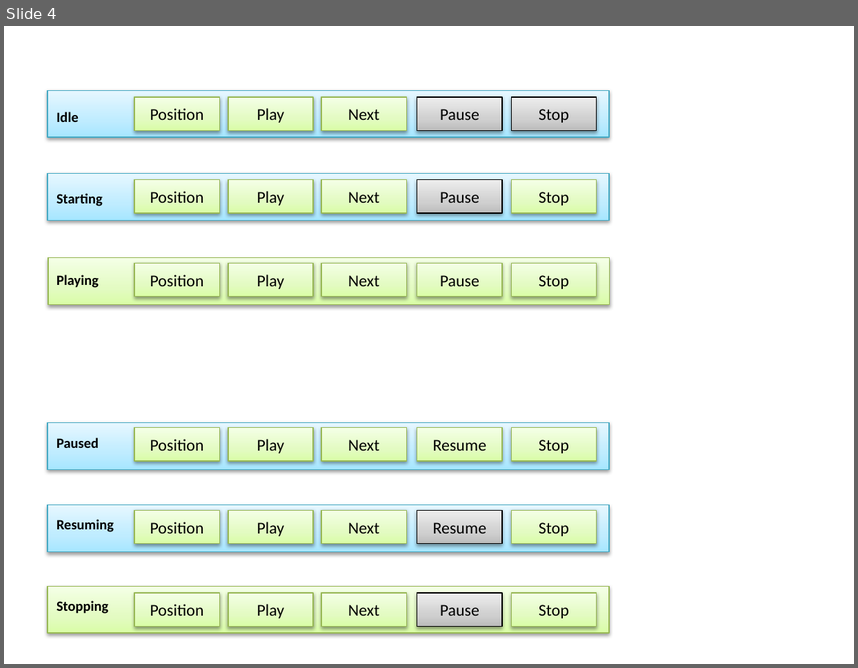
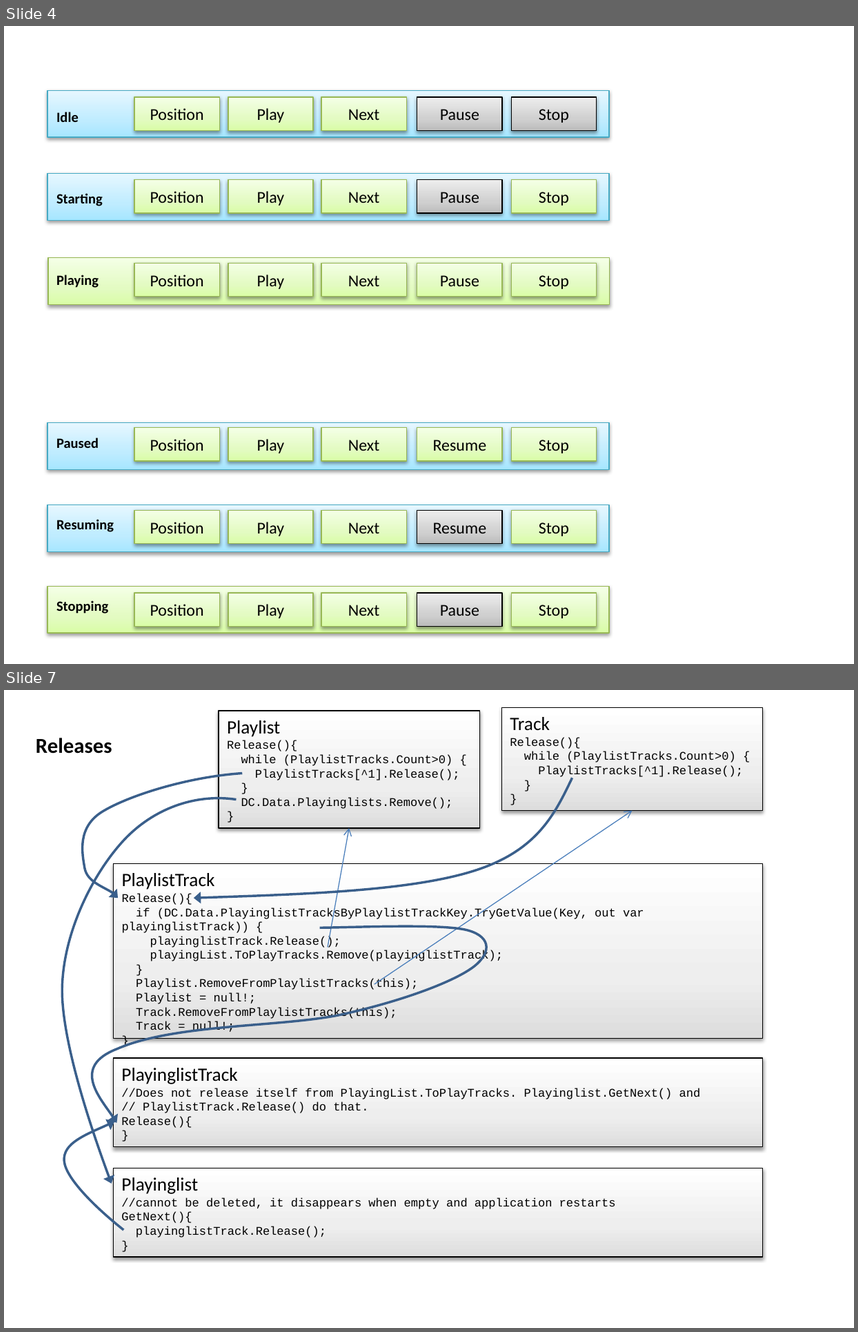
Before and after one commit to PeterHuberSg/MusicPlayer, a slide deck: Design.pptx. Shown one above the other, each under a label of ours: slide 4 before the commit, slides 4 and 7 after it; the slides between them are not shown. The pictures are 858x668 and 858x1332 pixels, drawn with LibreOffice and Linux fonts; fonts in the diff are those of the drawing. Boxes give left, top, right and bottom in pixels: in the first picture for what was removed or moved away, otherwise in the second. Text is boxed around its words. In the diff, an @@ line names an element or a change of style, - is before the commit and + after.

Commit message:
Completed deletion of tracks, playlists and playlisttracks

```diff
--- a/Design.pptx
+++ b/Design.pptx
@@ slide 7 added at bbox=[4, 690, 854, 1328], background #FFFFFF @@
@@ rectangle added at bbox=[501, 708, 762, 811], fill gradient #DDDDDD to #EEEEEE to #FFFFFF, outline #000000 0.75 pt, 10 pt, text #000000 @@
+Track
+Release(){
+while (PlaylistTracks.Count>0) {
+PlaylistTracks[^1].Release();
+}
+}
@@ rectangle added at bbox=[218, 711, 479, 828], fill gradient #DDDDDD to #EEEEEE to #FFFFFF, outline #000000 0.75 pt, 10 pt, text #000000 @@
+Playlist
+Release(){
+while (PlaylistTracks.Count>0) {
+PlaylistTracks[^1].Release();
+}
+DC.Data.Playinglists.Remove();
+}
@@ text added at bbox=[36, 738, 112, 753], 18 pt, text #000000, bold @@
+Releases
@@ freeform shape added at bbox=[82, 773, 242, 898], outline #3A5F8C 2 pt @@
@@ freeform shape added at bbox=[194, 778, 572, 898], outline #3A5F8C 2 pt @@
@@ freeform shape added at bbox=[62, 798, 236, 1183], outline #3A5F8C 2 pt @@
@@ arrow added from (375, 984) to (632, 811), #4B7EBC 0.75 pt @@
@@ arrow added from (328, 947) to (349, 828), #4B7EBC 0.75 pt @@
@@ rectangle added at bbox=[114, 863, 763, 1038], fill gradient #DDDDDD to #EEEEEE to #FFFFFF, outline #000000 0.75 pt, 10 pt, text #000000 @@
+PlaylistTrack
+Release(){
+if (DC.Data.PlayinglistTracksByPlaylistTrackKey.TryGetValue(Key, out var playinglistTrack)) {
+playinglistTrack.Release();
+playingList.ToPlayTracks.Remove(playinglistTrack);
+}
+Playlist.RemoveFromPlaylistTracks(this);
+Playlist = null!;
+Track.RemoveFromPlaylistTracks(this);
+Track = null!;
+}
@@ freeform shape added at bbox=[94, 926, 487, 1123], outline #3A5F8C 2 pt @@
@@ rectangle added at bbox=[114, 1058, 763, 1147], fill gradient #DDDDDD to #EEEEEE to #FFFFFF, outline #000000 0.75 pt, 10 pt, text #000000 @@
+PlayinglistTrack
+//Does not release itself from PlayingList.ToPlayTracks. Playinglist.GetNext() and
+// PlaylistTrack.Release() do that.
+Release(){
+}
@@ freeform shape added at bbox=[64, 1121, 124, 1229], outline #3A5F8C 2 pt @@
@@ rectangle added at bbox=[114, 1167, 763, 1256], fill gradient #DDDDDD to #EEEEEE to #FFFFFF, outline #000000 0.75 pt, 10 pt, text #000000 @@
+Playinglist
+//cannot be deleted, it disappears when empty and application restarts
+GetNext(){
+playinglistTrack.Release();
+}
```
Also in this commit, not shown: 2 slides changed, 1 other slide added, 24 other files.
